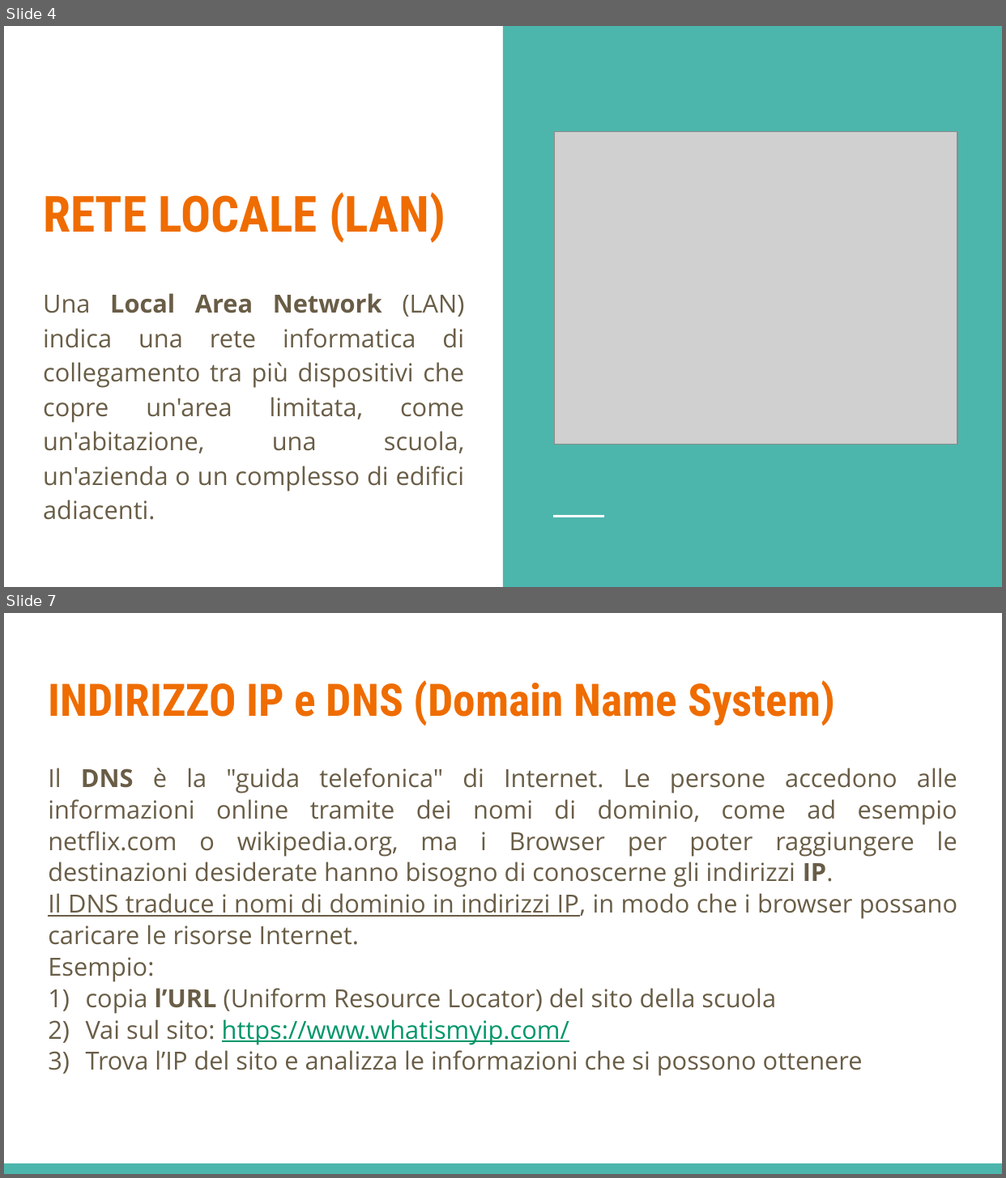
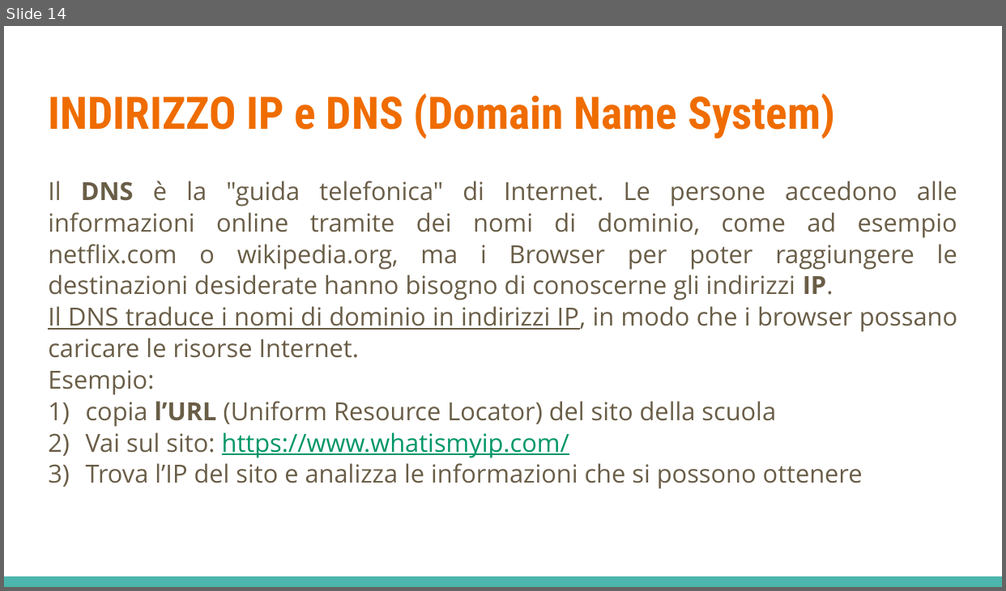
Before and after one commit to LeleCazza/LeleCazza.github.io, a slide deck: reti_informatiche/materiale/lezione_1_reti_introduzione.pptx. Shown one above the other, each under a label of ours: slides 4 and 7 before the commit, slide 14 after it; the slides between them are not shown. The pictures are 1006x1178 and 1006x591 pixels, drawn with LibreOffice and Linux fonts; fonts in the diff are those of the drawing; grey boxes stand for pictures. Boxes give left, top, right and bottom in pixels: in the first picture for what was removed or moved away, otherwise in the second. Text is boxed around its words. In the diff, an @@ line names an element or a change of style, - is before the commit and + after.

```diff
--- a/reti_informatiche/materiale/lezione_1_reti_introduzione.pptx
+++ b/reti_informatiche/materiale/lezione_1_reti_introduzione.pptx
@@ slide 4 removed at (x1=4, y1=26, x2=1002, y2=587), background #FFFFFF @@
@@ rectangle removed at (x1=503, y1=26, x2=1002, y2=587) @@
@@ picture removed at (x1=555, y1=132, x2=958, y2=445) @@
@@ title removed at (x1=43, y1=192, x2=445, y2=243) @@
-RETE LOCALE (LAN)
@@ subtitle removed at (x1=43, y1=293, x2=465, y2=520) @@
-Una Local Area Network (LAN) indica una rete informatica di collegamento tra più dispositivi che copre un'area limitata, come un'abitazione, una scuola, un'azienda o un complesso di edifici adiacenti.
@@ line removed from (553, 517) to (603, 517) @@
@@ what was slide 7 is now slide 14 @@
```
Also in this commit, not shown: 6 slides changed, 8 slides added, 1 other slide removed, 1 other file.
